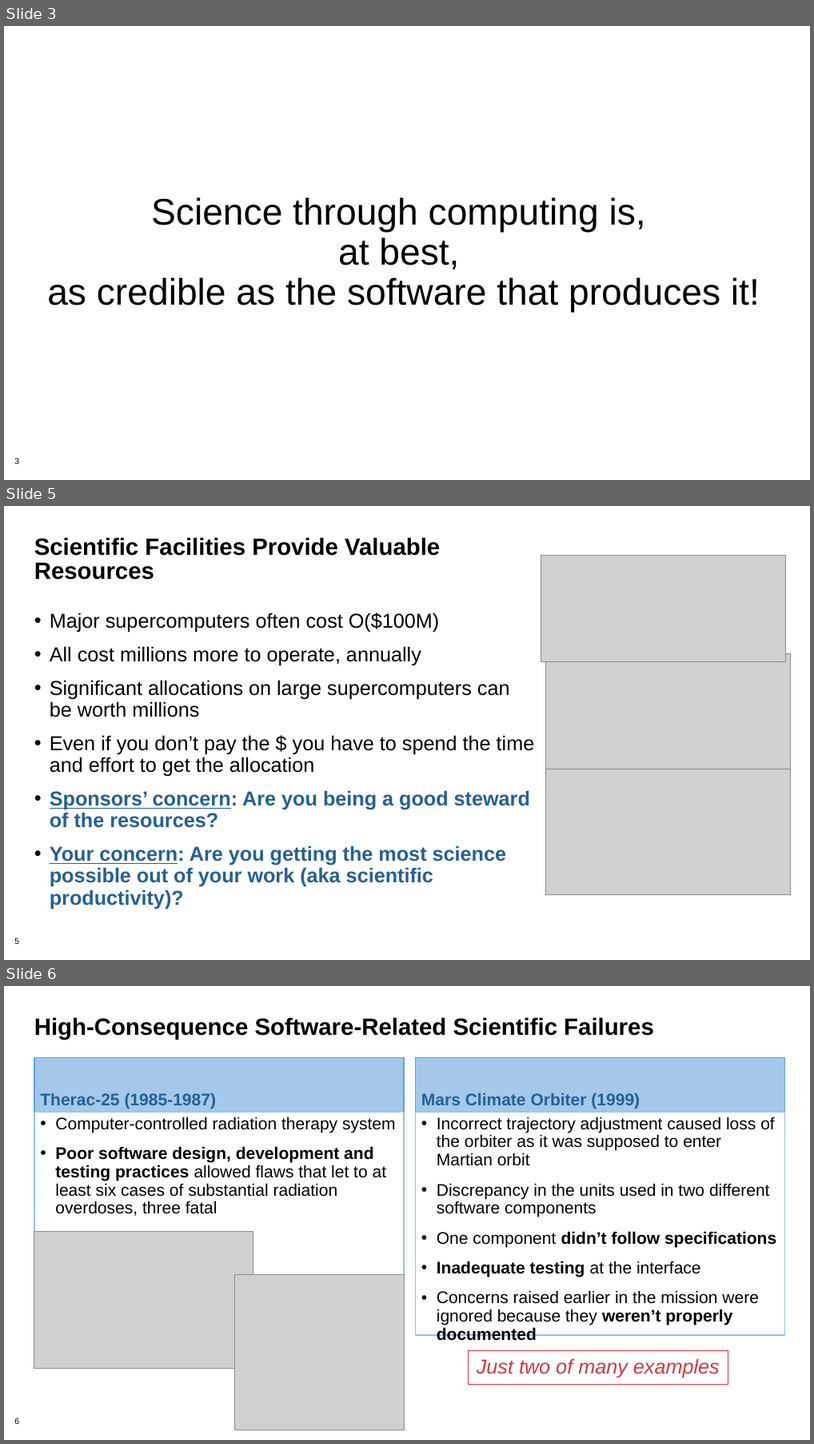
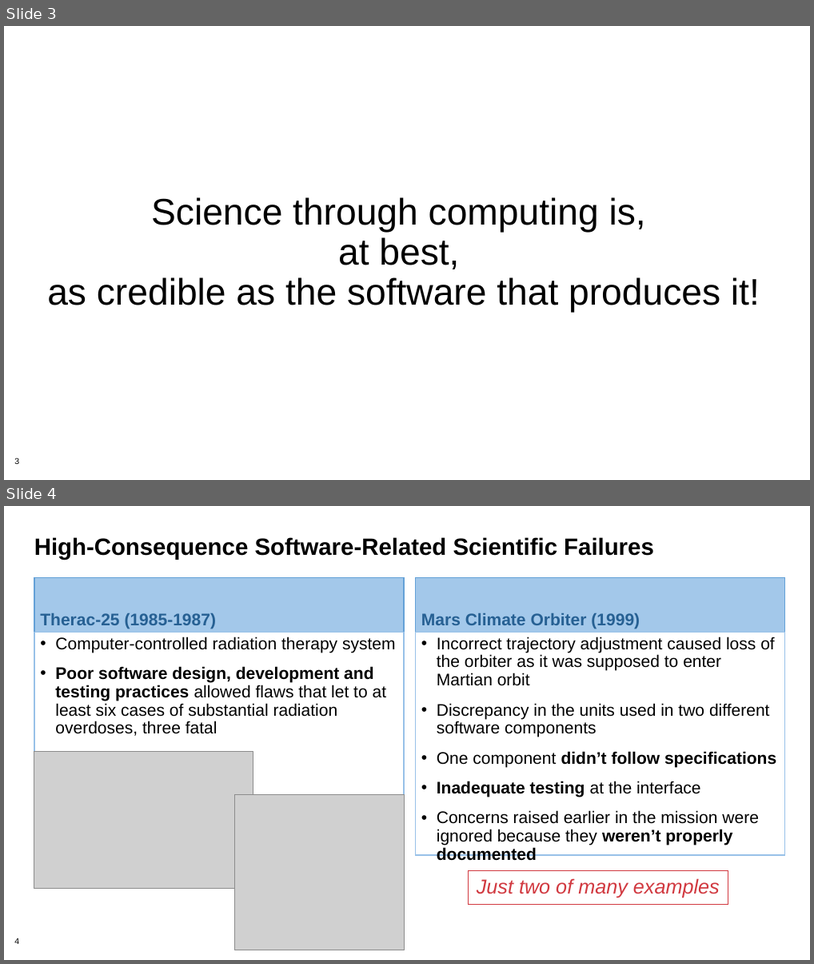
Before and after one commit to bssw-tutorial/presentations, a slide deck: final-presentations/2021-04-12-ecpam/01-overview.pptx. Shown one above the other, each under a label of ours: slides 3, 5 and 6 before the commit, slides 3 and 4 after it; the slides between them are not shown. The pictures are 814x1444 and 814x964 pixels, drawn with LibreOffice and Linux fonts; fonts in the diff are those of the drawing; grey boxes stand for pictures; background and template pictures are left out. Boxes give left, top, right and bottom in pixels: in the first picture for what was removed or moved away, otherwise in the second. Text is boxed around its words. In the diff, an @@ line names an element or a change of style, - is before the commit and + after.

```diff
--- a/final-presentations/2021-04-12-ecpam/01-overview.pptx
+++ b/final-presentations/2021-04-12-ecpam/01-overview.pptx
@@ slide 5 removed at <box>4,506,810,960</box>, background #FFFFFF; not listed: 1 template element that a slide beside it also shows @@
@@ title removed at <box>34,537,440,580</box> @@
-Scientific Facilities Provide Valuable Resources
@@ picture removed at <box>541,555,786,661</box> @@
@@ text removed at <box>50,612,535,887</box> @@
-• Major supercomputers often cost O($100M)
-• All cost millions more to operate, annually
-• Significant allocations on large supercomputers can be worth millions
-• Even if you don’t pay the $ you have to spend the time and effort to get the allocation
-• Sponsors’ concern: Are you being a good steward of the resources?
-• Your concern: Are you getting the most science possible out of your work (aka scientific productivity)?
@@ picture removed at <box>546,654,791,776</box> @@
@@ picture removed at <box>546,769,791,895</box> @@
@@ what was slide 6 is now slide 4 @@
@@ page number at <box>14,937,19,944</box>: text changed @@
-6
+4
```
Also in this commit, not shown: 3 slides changed, 2 slides added, 5 other slides removed.
